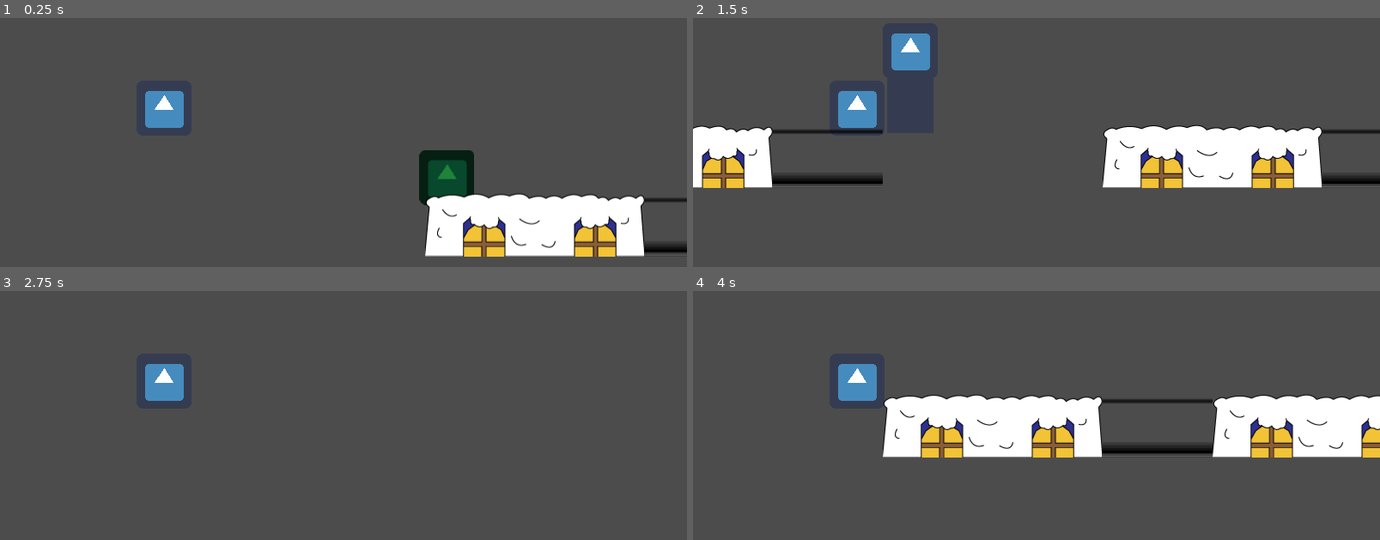
Above: before the commit, frames 1-4 (two rows, left to right).
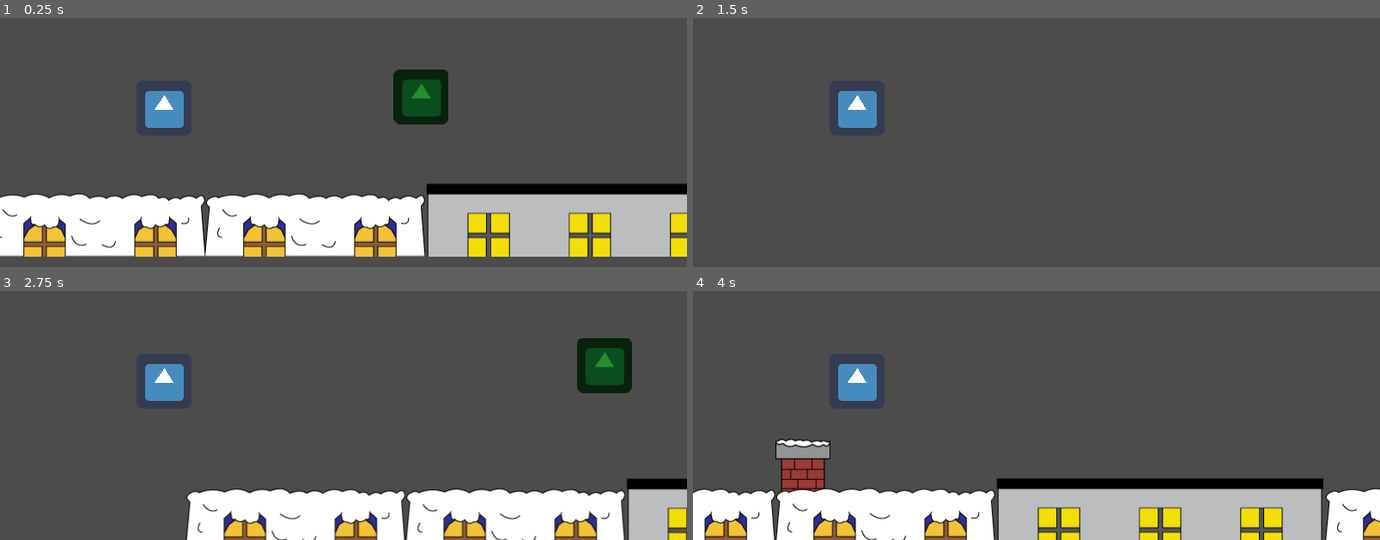
Above: after the commit, the same moments.

Repository: ConnorBS/December-2022-Game-Jam
Game: Godot game, scene res://Scenes/World.tscn
The game is run twice, just before and just after one commit, with the same random seed, the same clock (stepped at 60 frames per second) and the same inputs. The engine's default icon, where the game draws it, is replaced by a stand-in: a white triangle on a blue panel in a dark square.
Inputs:
- Up to frame 1 (0.25 s): no input
- Up to frame 2 (1.5 s): hold Right (move right) from 0.53 s (still down); tap Space (jump) at 0.6, 0.77, 1.07, 1.35 s
- Up to frame 3 (2.75 s): tap Space (jump) at 1.52, 1.82, 2.1 s; tap Enter at 2 s; release Right (move right) at 2.03 s; hold Left (move left) from 2.03 s (still down)
- Up to frame 4 (4 s): release Left (move left) at 2.78 s; hold Right (move right) from 2.78 s (still down); tap Space (jump) at 2.85, 3.02, 3.32, 3.6, 3.77 s

The runs differ from the first frame. In frame 1, 28% of the frame differs, in the area x 0-100%, y 20-96%; in frame 2, 13%; in frame 3, 16%; in frame 4, 37%, in the area x 0-100%, y 41-100%.

Commit message:
Renamed and cleanedup

Diff:
--- a/KinematicBody2D.gd
+++ /dev/null
@@ -1,14 +0,0 @@
-extends KinematicBody2D
-
-
-export var speed = 150
-export var motion = Vector2()
-export var gravity = 20
-
-var direction = 1
-
-func _physics_process(delta):
-	motion.y += gravity
-	motion.x =+ speed * direction
-	if is_on_wall():
-		direction = direction * -1
--- a/enemy.tscn
+++ b/Scenes/Enemy.tscn
@@ -1,6 +1,6 @@
 [gd_scene load_steps=4 format=2]
 
-[ext_resource path="res://KinematicBody2D.gd" type="Script" id=1]
+[ext_resource path="res://Scripts/Enemy.gd" type="Script" id=1]
 [ext_resource path="res://icon.png" type="Texture" id=2]
 
 [sub_resource type="RectangleShape2D" id=1]
--- a/Scenes/World.tscn
+++ b/Scenes/World.tscn
@@ -1,112 +1,10 @@
-[gd_scene load_steps=14 format=2]
+[gd_scene load_steps=6 format=2]
 
 [ext_resource path="res://Scripts/World.gd" type="Script" id=1]
-[ext_resource path="res://Assets/Houses/TextureBlock.png" type="Texture" id=2]
+[ext_resource path="res://Assets/TileSet/HousesTileSet.tres" type="TileSet" id=2]
 [ext_resource path="res://Scripts/Camera.gd" type="Script" id=3]
 [ext_resource path="res://Scenes/Player.tscn" type="PackedScene" id=4]
-[ext_resource path="res://Scenes/enemy.gd" type="Script" id=5]
-[ext_resource path="res://icon.png" type="Texture" id=6]
-[ext_resource path="res://Assets/Houses/House1.png" type="Texture" id=7]
-
-[sub_resource type="RectangleShape2D" id=6]
-extents = Vector2( 29, 30 )
-
-[sub_resource type="ConvexPolygonShape2D" id=1]
-points = PoolVector2Array( 64, 64, 0, 64, 0, 0, 64, 0 )
-
-[sub_resource type="ConvexPolygonShape2D" id=3]
-points = PoolVector2Array( 256, 128, 0, 128, 0, 64, 256, 64 )
-
-[sub_resource type="ConvexPolygonShape2D" id=4]
-points = PoolVector2Array( 64, 128, 0, 128, 0, 64, 64, 64 )
-
-[sub_resource type="ConvexPolygonShape2D" id=5]
-points = PoolVector2Array( 384, 128, 0, 128, 0, 64, 384, 64 )
-
-[sub_resource type="TileSet" id=2]
-0/name = "TextureBlock.png 0"
-0/texture = ExtResource( 2 )
-0/tex_offset = Vector2( 0, 0 )
-0/modulate = Color( 1, 1, 1, 1 )
-0/region = Rect2( 0, 0, 64, 64 )
-0/tile_mode = 0
-0/occluder_offset = Vector2( 0, 0 )
-0/navigation_offset = Vector2( 0, 0 )
-0/shape_offset = Vector2( 0, 0 )
-0/shape_transform = Transform2D( 1, 0, 0, 1, 0, 0 )
-0/shape = SubResource( 1 )
-0/shape_one_way = false
-0/shape_one_way_margin = 1.0
-0/shapes = [ {
-"autotile_coord": Vector2( 0, 0 ),
-"one_way": false,
-"one_way_margin": 1.0,
-"shape": SubResource( 1 ),
-"shape_transform": Transform2D( 1, 0, 0, 1, 0, 0 )
-} ]
-0/z_index = 0
-1/name = "House1.png 1"
-1/tex_offset = Vector2( 0, 0 )
-1/modulate = Color( 1, 1, 1, 1 )
-1/region = Rect2( 0, 0, 256, 128 )
-1/tile_mode = 0
-1/occluder_offset = Vector2( 0, 0 )
-1/navigation_offset = Vector2( 0, 0 )
-1/shape_offset = Vector2( 0, 0 )
-1/shape_transform = Transform2D( 1, 0, 0, 1, 0, 0 )
-1/shape = SubResource( 3 )
-1/shape_one_way = false
-1/shape_one_way_margin = 1.0
-1/shapes = [ {
-"autotile_coord": Vector2( 0, 0 ),
-"one_way": false,
-"one_way_margin": 1.0,
-"shape": SubResource( 3 ),
-"shape_transform": Transform2D( 1, 0, 0, 1, 0, 0 )
-} ]
-1/z_index = 0
-2/name = "Chimney1.png 2"
-2/texture = ExtResource( 6 )
-2/tex_offset = Vector2( 0, 0 )
-2/modulate = Color( 1, 1, 1, 1 )
-2/region = Rect2( 0, 0, 64, 128 )
-2/tile_mode = 0
-2/occluder_offset = Vector2( 0, 0 )
-2/navigation_offset = Vector2( 0, 0 )
-2/shape_offset = Vector2( 0, 0 )
-2/shape_transform = Transform2D( 1, 0, 0, 1, 0, 0 )
-2/shape = SubResource( 4 )
-2/shape_one_way = false
-2/shape_one_way_margin = 1.0
-2/shapes = [ {
-"autotile_coord": Vector2( 0, 0 ),
-"one_way": false,
-"one_way_margin": 1.0,
-"shape": SubResource( 4 ),
-"shape_transform": Transform2D( 1, 0, 0, 1, 0, 0 )
-} ]
-2/z_index = 0
-3/name = "House2.png 3"
-3/texture = ExtResource( 7 )
-3/tex_offset = Vector2( 0, 0 )
-3/modulate = Color( 1, 1, 1, 1 )
-3/region = Rect2( 0, 0, 384, 128 )
-3/tile_mode = 0
-3/occluder_offset = Vector2( 0, 0 )
-3/navigation_offset = Vector2( 0, 0 )
-3/shape_offset = Vector2( 0, 0 )
-3/shape_transform = Transform2D( 1, 0, 0, 1, 0, 0 )
-3/shape = SubResource( 5 )
-3/shape_one_way = false
-3/shape_one_way_margin = 1.0
-3/shapes = [ {
-"autotile_coord": Vector2( 0, 0 ),
-"one_way": false,
-"one_way_margin": 1.0,
-"shape": SubResource( 5 ),
-"shape_transform": Transform2D( 1, 0, 0, 1, 0, 0 )
-} ]
-3/z_index = 0
+[ext_resource path="res://Scenes/Enemy.tscn" type="PackedScene" id=5]
 
 [node name="World" type="Node2D"]
 script = ExtResource( 1 )
@@ -123,20 +21,10 @@
 current = true
 script = ExtResource( 3 )
 
-[node name="enemy" type="KinematicBody2D" parent="."]
-position = Vector2( -16, 92 )
-script = ExtResource( 5 )
-
-[node name="CollisionShape2D" type="CollisionShape2D" parent="enemy"]
-position = Vector2( 455, 316 )
-shape = SubResource( 6 )
-
-[node name="Sprite" type="Sprite" parent="enemy"]
-modulate = Color( 0.121569, 0.521569, 0.231373, 1 )
-position = Vector2( 453, 318 )
-texture = ExtResource( 6 )
+[node name="Enemy" parent="." instance=ExtResource( 5 )]
+position = Vector2( 302, 191 )
 
 [node name="Houses" type="TileMap" parent="."]
 position = Vector2( 1, 0 )
-tile_set = SubResource( 2 )
+tile_set = ExtResource( 2 )
 format = 1
--- a/Scripts/Player.gd
+++ b/Scripts/Player.gd
@@ -17,24 +17,24 @@
 	if is_on_floor():
 		double_jump = false
 
-	if Input.is_action_just_pressed("ui_up"):
+	if Input.is_action_just_pressed("jump"):
 		if is_on_floor():
 			velocity.y = velocity.y - jumpStrength
 			print("Jump Pressed: ", velocity)
 		if velocity.y >= 0 and double_jump == false:
 			velocity.y = velocity.y - jumpStrength
 			double_jump = true
-	if Input.is_action_just_pressed("ui_up") and is_on_wall():
+	if Input.is_action_just_pressed("jump") and is_on_wall():
 		velocity.y = 0 - jumpStrength
 		print("Jump Pressed: ", velocity)
 
 		##########################
 
-	if Input.is_action_pressed("ui_left"):
+	if Input.is_action_pressed("move left"):
 		velocity.x = velocity.x - speed
 		if velocity.x < -top_speed:
 			velocity.x = -top_speed
-	elif Input.is_action_pressed("ui_right"):
+	elif Input.is_action_pressed("move right"):
 		velocity.x = velocity.x + speed
 		if velocity.x > top_speed:
 			velocity.x = top_speed
--- a/Scripts/World.gd
+++ b/Scripts/World.gd
@@ -15,6 +15,7 @@
 export (float) var chance_of_chimeny = .1
 export (int) var count_gap_max = 2
 export (int) var min_gap_of_chimneys = 7
+export (int) var spawn_distance = 500
 
 var current_gap_count = 0
 var last_chimney_position_x= 0
@@ -59,7 +60,9 @@
 func _process(_delta):
 	if round(_player_node.position.x / cell_size.x) > gridPos_x:
 		for i in range(round(_player_node.position.x / cell_size.x - gridPos_x)):
-#			print ("Player Pos: ", (_player_node.position.x / cell_size.x))
+			clear_old_tiles()
+		gridPos_x = round(_player_node.position.x / cell_size.x)
+		while (nextTile.x < spawn_distance+gridPos_x):
 			nextTile.x += 1
 			if nextTile.x >= lastUpdateTile.x:
 				var random_chance_of_gap = randf()
@@ -69,21 +72,20 @@
 					current_gap_count += 1
 					lastUpdateTile.x += 1
 					gap_spawned = true
-					print ("Spawned gap: ", nextTile)
+#					print ("Spawned gap: ", nextTile)
 
 				if !gap_spawned:
 					var random_chance_of_chimney = randf()
 					if chance_of_chimeny >= random_chance_of_chimney and nextTile.x - last_chimney_position_x >= min_gap_of_chimneys:
 						spawn_chimney(nextTile)
-						print ("Spawned Chimney: ",nextTile)
+#						print ("Spawned Chimney: ",nextTile)
 
 					current_gap_count = 0
 					determine_house()
-			clear_old_tiles()
 
-			print ("Next Tile: ",nextTile)
-			print ("Last Updated tile: ", lastUpdateTile)
-		gridPos_x = round(_player_node.position.x / cell_size.x)
+
+#			print ("Next Tile: ",nextTile)
+#			print ("Last Updated tile: ", lastUpdateTile)
 
 
 	if round(_player_node.position.y / cell_size.y) >= death_depth:
@@ -93,12 +95,12 @@
 
 func determine_house():
 	var house_int = round(rand_range(1,2))
-	print (house_int)
+#	print (house_int)
 	var house_values = platform_dict["house"+str(house_int)]
 
 	_houseTile_node.set_cellv (nextTile+house_values["offset position"],house_values["tileset"])
 	lastUpdateTile.x += house_values["next open slot"]
-	print ("Spawned House: ", "house"+str(house_int), " ",nextTile)
+#	print ("Spawned House: ", "house"+str(house_int), " ",nextTile)
 
 func spawn_chimney(position_to_spawn):
 	var chimney_int = round (rand_range(1,1))
--- a/project.godot
+++ b/project.godot
@@ -28,16 +28,20 @@
 "move left"={
 "deadzone": 0.5,
 "events": [ Object(InputEventKey,"resource_local_to_scene":false,"resource_name":"","device":0,"alt":false,"shift":false,"control":false,"meta":false,"command":false,"pressed":false,"scancode":0,"physical_scancode":16777231,"unicode":0,"echo":false,"script":null)
+, Object(InputEventKey,"resource_local_to_scene":false,"resource_name":"","device":0,"alt":false,"shift":false,"control":false,"meta":false,"command":false,"pressed":false,"scancode":0,"physical_scancode":65,"unicode":0,"echo":false,"script":null)
  ]
 }
 "move right"={
 "deadzone": 0.5,
 "events": [ Object(InputEventKey,"resource_local_to_scene":false,"resource_name":"","device":0,"alt":false,"shift":false,"control":false,"meta":false,"command":false,"pressed":false,"scancode":0,"physical_scancode":16777233,"unicode":0,"echo":false,"script":null)
+, Object(InputEventKey,"resource_local_to_scene":false,"resource_name":"","device":0,"alt":false,"shift":false,"control":false,"meta":false,"command":false,"pressed":false,"scancode":0,"physical_scancode":68,"unicode":0,"echo":false,"script":null)
  ]
 }
 jump={
 "deadzone": 0.5,
 "events": [ Object(InputEventKey,"resource_local_to_scene":false,"resource_name":"","device":0,"alt":false,"shift":false,"control":false,"meta":false,"command":false,"pressed":false,"scancode":0,"physical_scancode":32,"unicode":0,"echo":false,"script":null)
+, Object(InputEventKey,"resource_local_to_scene":false,"resource_name":"","device":0,"alt":false,"shift":false,"control":false,"meta":false,"command":false,"pressed":false,"scancode":0,"physical_scancode":16777232,"unicode":0,"echo":false,"script":null)
+, Object(InputEventKey,"resource_local_to_scene":false,"resource_name":"","device":0,"alt":false,"shift":false,"control":false,"meta":false,"command":false,"pressed":false,"scancode":0,"physical_scancode":87,"unicode":0,"echo":false,"script":null)
  ]
 }
 
Renamed: Camera2D.gd -> Scripts/Camera2D.gd
